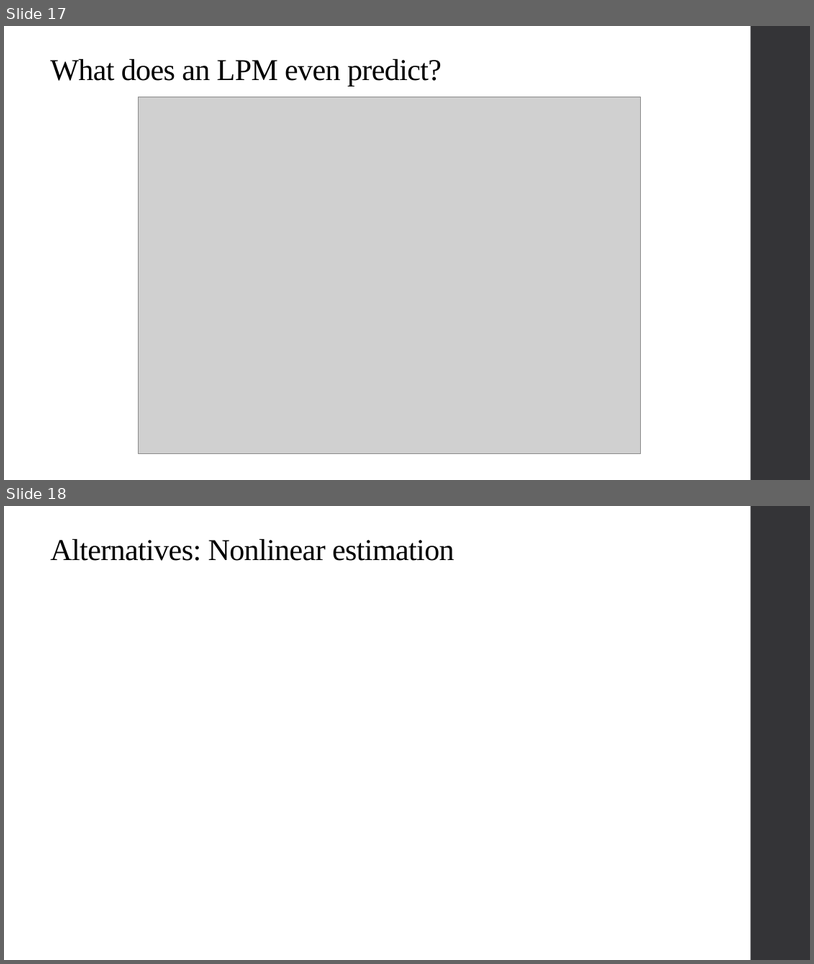
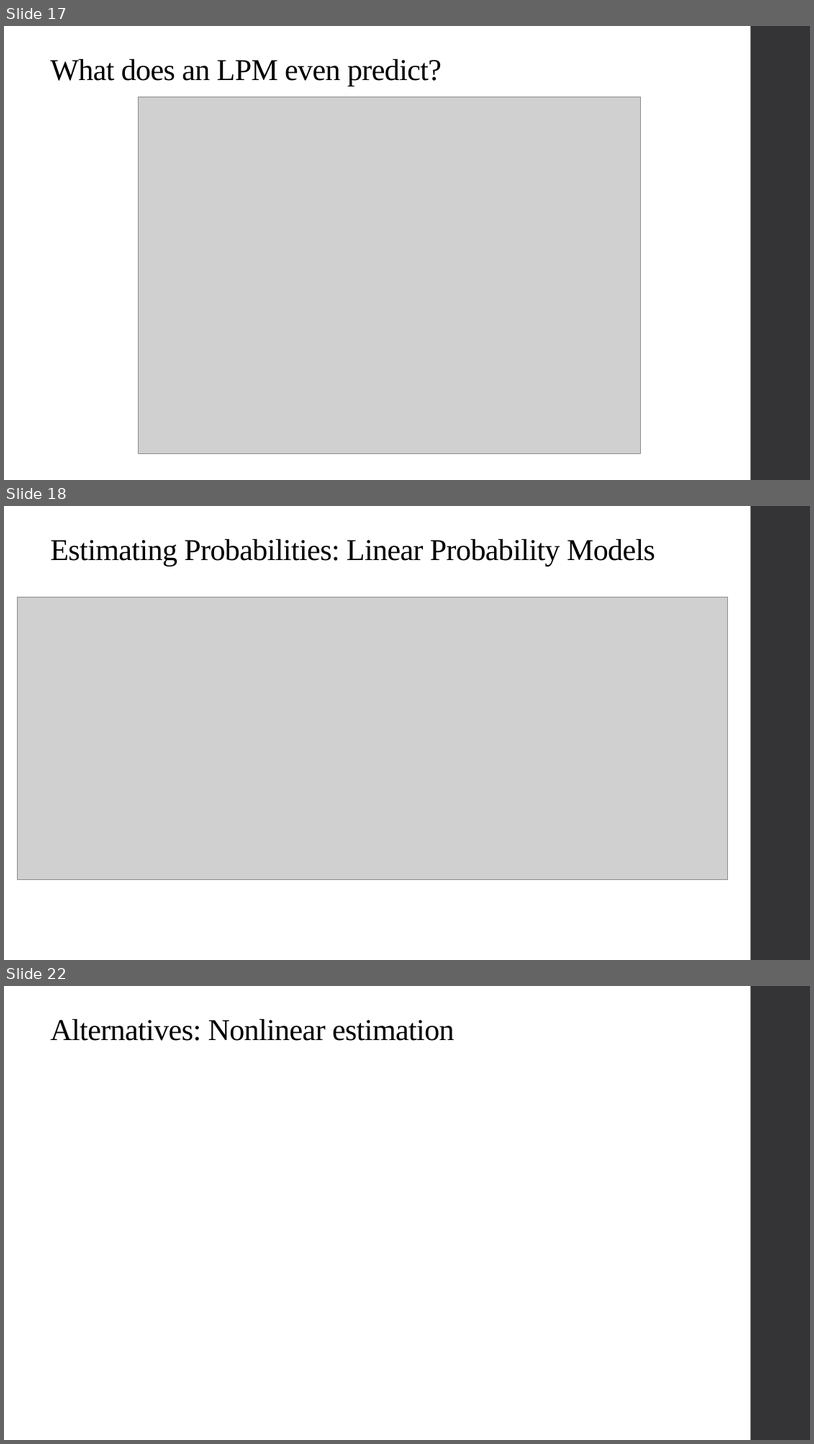
Before and after one commit to qiufei/fork-HAD5744, a slide deck: Lecture07-08_BinaryDepVars/Lecture7_BinaryDepVars_2022F.pptx. Shown one above the other, each under a label of ours: slides 17 and 18 before the commit, slides 17, 18 and 22 after it; the slides between them are not shown. The pictures are 814x964 and 814x1444 pixels, drawn with LibreOffice and Linux fonts; fonts in the diff are those of the drawing; grey boxes stand for pictures. Boxes give left, top, right and bottom in pixels: in the first picture for what was removed or moved away, otherwise in the second. Text is boxed around its words. In the diff, an @@ line names an element or a change of style, - is before the commit and + after.

```diff
--- a/Lecture07-08_BinaryDepVars/Lecture7_BinaryDepVars_2022F.pptx
+++ b/Lecture07-08_BinaryDepVars/Lecture7_BinaryDepVars_2022F.pptx
@@ slide 18 added at bbox=[4, 506, 810, 960], background #FFFFFF; not listed: 1 template element that a slide beside it also shows @@
@@ title added at bbox=[50, 539, 656, 566], 36 pt, text #000000 @@
+Estimating Probabilities: Linear Probability Models
@@ picture added at bbox=[17, 597, 728, 879] @@
@@ what was slide 18 is now slide 22 @@
```
Also in this commit, not shown: 3 other slides added, 6 other files.
